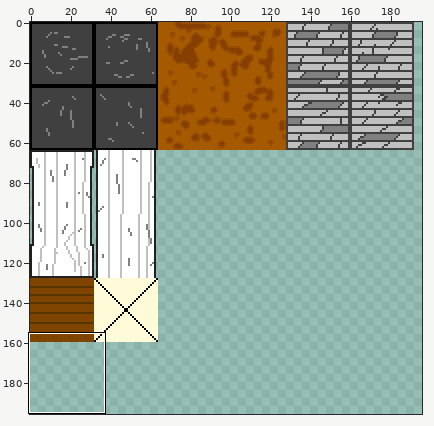
Sprite sheet, stored at background/images/bg_blocks.png. The first picture is a wide view before the edit; the outline marks the close-up.
Close-up. The starting point:
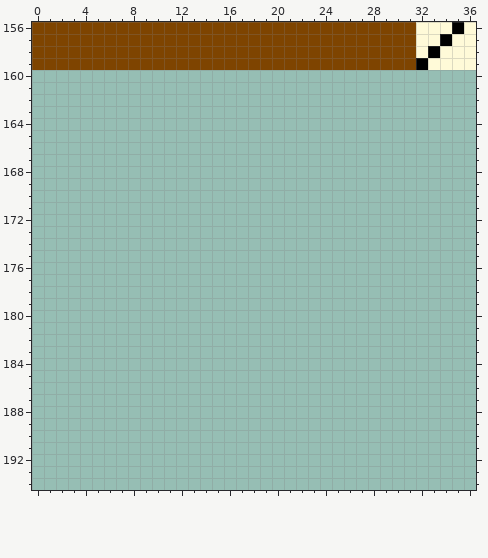
The file is 256x256 pixels. Colours within 5 levels of each other are drawn and written as one. Shown: x 0..36, y 156..194. The wide view leaves out empty margins.
After the commit:
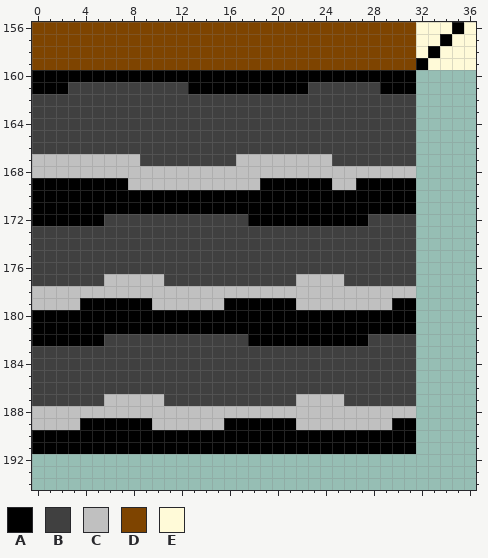
Palette (. is transparent): A #000000  B #404040  C #c0c0c0  D #7e4400  E #fffad8
The edit:
y 160: x 0..31 ................................ -> AAAAAAAAAAAAAAAAAAAAAAAAAAAAAAAA
y 161: x 0..31 ................................ -> AAABBBBBBBBBBAAAAAAAAAABBBBBBAAA
y 162..166: x 0..31 ................................ -> BBBBBBBBBBBBBBBBBBBBBBBBBBBBBBBB
y 167: x 0..31 ................................ -> CCCCCCCCCBBBBBBBBCCCCCCCCBBBBBBB
y 168: x 0..31 ................................ -> CCCCCCCCCCCCCCCCCCCCCCCCCCCCCCCC
y 169: x 0..31 ................................ -> AAAAAAAACCCCCCCCCCCAAAAAACCAAAAA
y 170..171: x 0..31 ................................ -> AAAAAAAAAAAAAAAAAAAAAAAAAAAAAAAA
y 172: x 0..31 ................................ -> AAAAAABBBBBBBBBBBBAAAAAAAAAABBBB
y 173..176: x 0..31 ................................ -> BBBBBBBBBBBBBBBBBBBBBBBBBBBBBBBB
y 177: x 0..31 ................................ -> BBBBBBCCCCCBBBBBBBBBBBCCCCBBBBBB
y 178: x 0..31 ................................ -> CCCCCCCCCCCCCCCCCCCCCCCCCCCCCCCC
y 179: x 0..31 ................................ -> CCCCAAAAAACCCCCCAAAAAACCCCCCCCAA
y 180..181: x 0..31 ................................ -> AAAAAAAAAAAAAAAAAAAAAAAAAAAAAAAA
y 182: x 0..31 ................................ -> AAAAAABBBBBBBBBBBBAAAAAAAAAABBBB
y 183..186: x 0..31 ................................ -> BBBBBBBBBBBBBBBBBBBBBBBBBBBBBBBB
y 187: x 0..31 ................................ -> BBBBBBCCCCCBBBBBBBBBBBCCCCBBBBBB
y 188: x 0..31 ................................ -> CCCCCCCCCCCCCCCCCCCCCCCCCCCCCCCC
y 189: x 0..31 ................................ -> CCCCAAAAAACCCCCCAAAAAACCCCCCCCAA
y 190..191: x 0..31 ................................ -> AAAAAAAAAAAAAAAAAAAAAAAAAAAAAAAA
Boxes around the changes in both close-ups, in picture pixels (x1, y1, x2, y2):
added: (32, 70, 416, 454)
